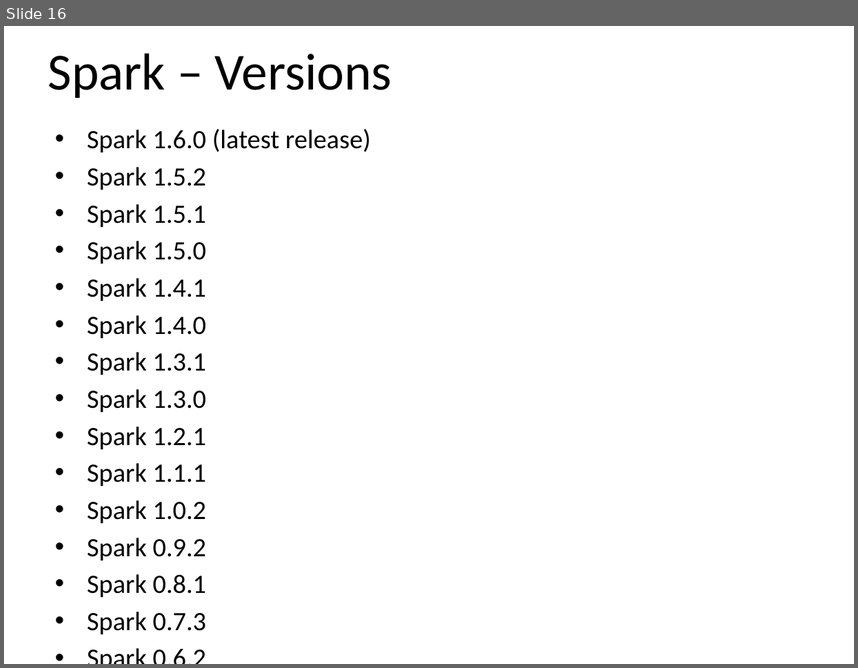
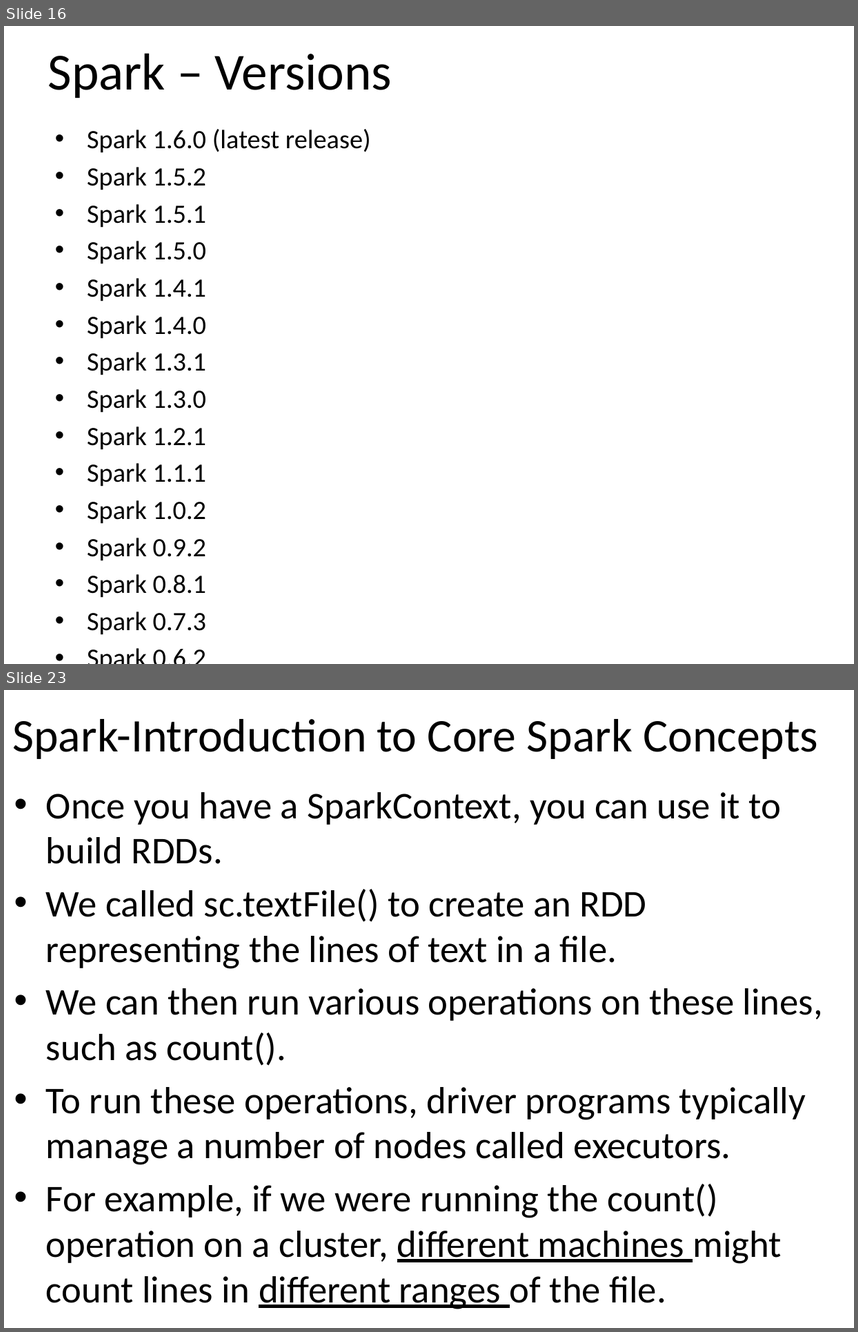
Before and after one commit to email2dorababu/SCALA_Reading, a slide deck: Spark_PPT/Spark_part1.pptx. Shown one above the other, each under a label of ours: slide 16 before the commit, slides 16 and 23 after it; the slides between them are not shown. The pictures are 858x668 and 858x1332 pixels, drawn with LibreOffice and Linux fonts; fonts in the diff are those of the drawing. Boxes give left, top, right and bottom in pixels: in the first picture for what was removed or moved away, otherwise in the second. Text is boxed around its words. In the diff, an @@ line names an element or a change of style, - is before the commit and + after.

```diff
--- a/Spark_PPT/Spark_part1.pptx
+++ b/Spark_PPT/Spark_part1.pptx
@@ slide 23 added at bbox=[4, 690, 854, 1328], background #FFFFFF @@
@@ title added at bbox=[12, 719, 818, 759], 39.6 pt, text #000000 @@
+Spark-Introduction to Core Spark Concepts
@@ text added at bbox=[46, 792, 823, 1309], 32 pt, text #000000 @@
+• Once you have a SparkContext, you can use it to build RDDs.
+• We called sc.textFile() to create an RDD representing the lines of text in a file.
+• We can then run various operations on these lines, such as count().
+• To run these operations, driver programs typically manage a number of nodes called executors.
+• For example, if we were running the count() operation on a cluster, different machines might count lines in different ranges of the file.
```
Also in this commit, not shown: 1 slide changed, 18 other slides added, 1 slide removed.
